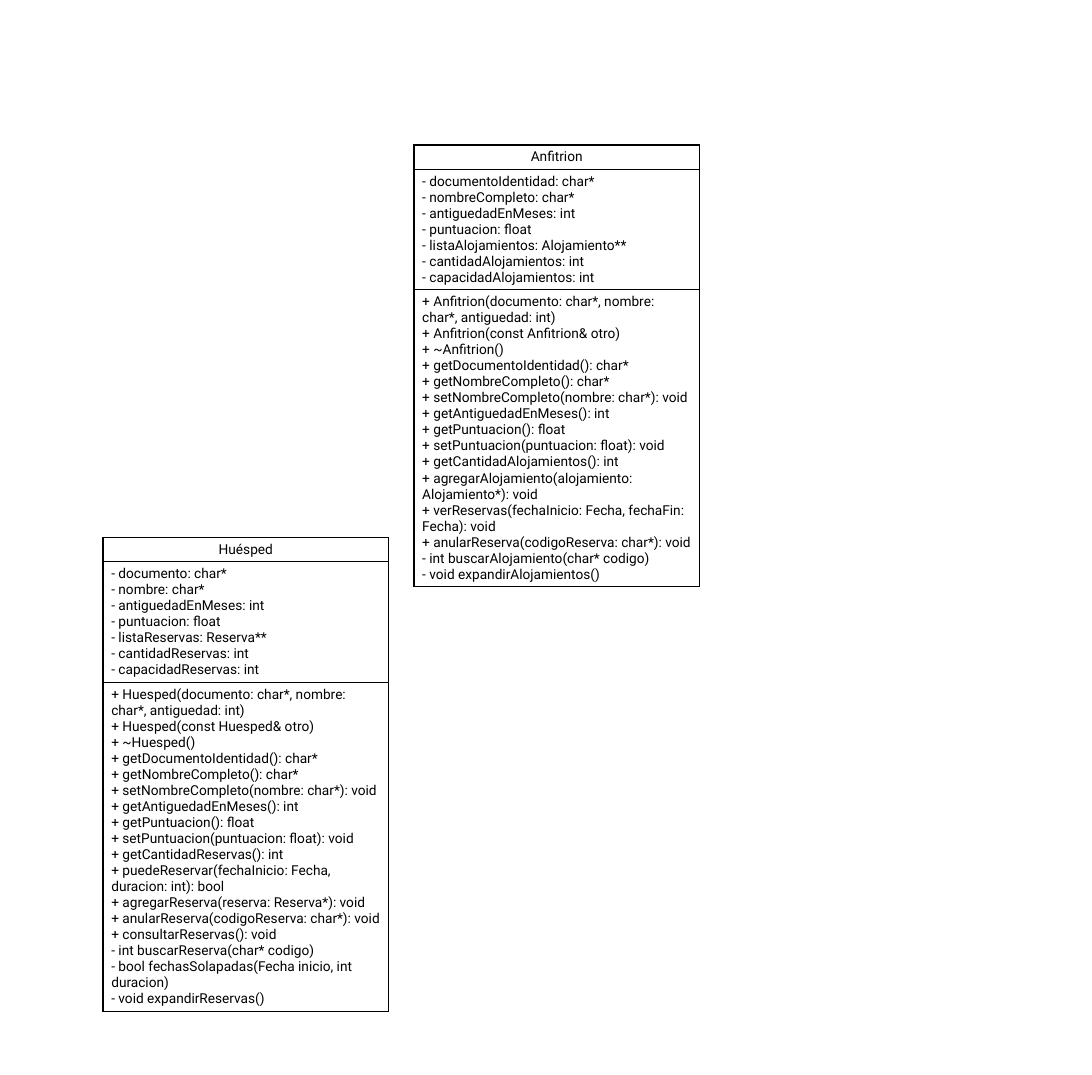
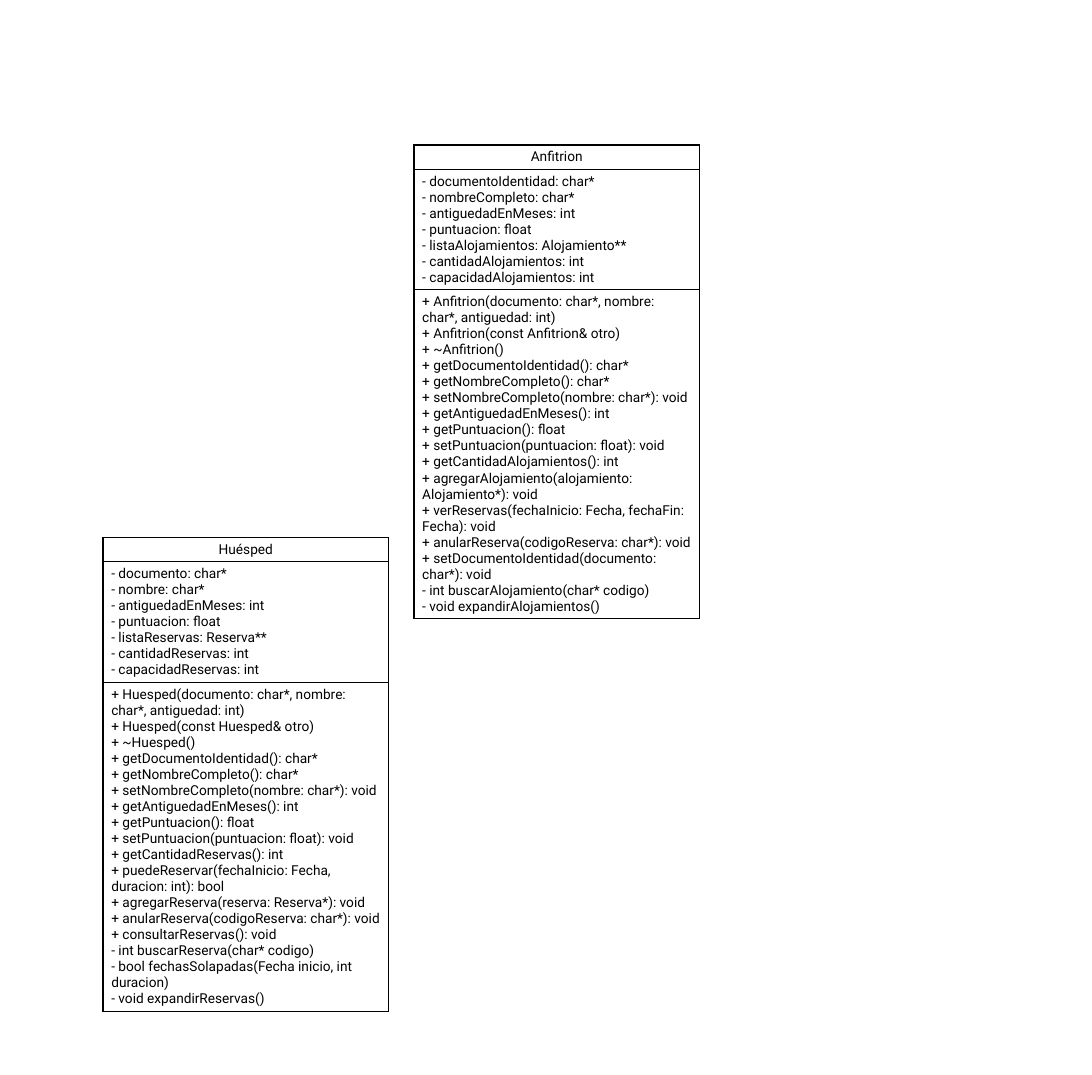
Before and after one commit to Hugo-24/Desafio-2, a slide deck: slide 2 of Documentos/Diagrama de clases .pptx. Drawn at 1092x1075 pixels with LibreOffice and Linux fonts; fonts in the diff are those of the drawing. Boxes give left, top, right and bottom in pixels: in the first picture for what was removed or moved away, otherwise in the second. Text is boxed around its words. In the diff, an @@ line names an element or a change of style, - is before the commit and + after.

Commit message:
5 Secciones de UdeaStay
Se empieza con el desarrollo de UdeAtay y se logra avanzar las primeras 5 secciones pero todavia no han sido probadas, se agrega nueva info en los txt para probar luego y se agrega un nuevo setter en afitrion para establecer  un documento especifico cuando se crea un anfitrion. Se usa mas que todo cuando se carga a partir de un txt y se sabe el documento real.

```diff
--- a/Documentos/Diagrama de clases .pptx
+++ b/Documentos/Diagrama de clases .pptx
@@ table at box(414, 145, 699, 628) @@
-row 3, column 1: + Anfitrion(documento: char*, nombre: char*, antiguedad: int) / + Anfitrion(const Anfitrion& otro) / + ~Anfitrion() / + getDocumentoIdentidad(): char* / + getNombreCompleto(): char* / + setNombreCompleto(nombre: char*): void / + getAntiguedadEnMeses(): int / + getPuntuacion(): float / + setPuntuacion(puntuacion: float): void / + getCantidadAlojamientos(): int / + agregarAlojamiento(alojamiento: Alojamiento*): void / + verReservas(fechaInicio: Fecha, fechaFin: Fecha): void / + anularReserva(codigoReserva: char*): void - int buscarAlojamiento(char* codigo) / - void expandirAlojamientos()
+row 3, column 1: + Anfitrion(documento: char*, nombre: char*, antiguedad: int) / + Anfitrion(const Anfitrion& otro) / + ~Anfitrion() / + getDocumentoIdentidad(): char* / + getNombreCompleto(): char* / + setNombreCompleto(nombre: char*): void / + getAntiguedadEnMeses(): int / + getPuntuacion(): float / + setPuntuacion(puntuacion: float): void / + getCantidadAlojamientos(): int / + agregarAlojamiento(alojamiento: Alojamiento*): void / + verReservas(fechaInicio: Fecha, fechaFin: Fecha): void / + anularReserva(codigoReserva: char*): void + setDocumentoIdentidad(documento: char*): void - int buscarAlojamiento(char* codigo) / - void expandirAlojamientos()
```
Also in this commit, not shown: 7 other files.
